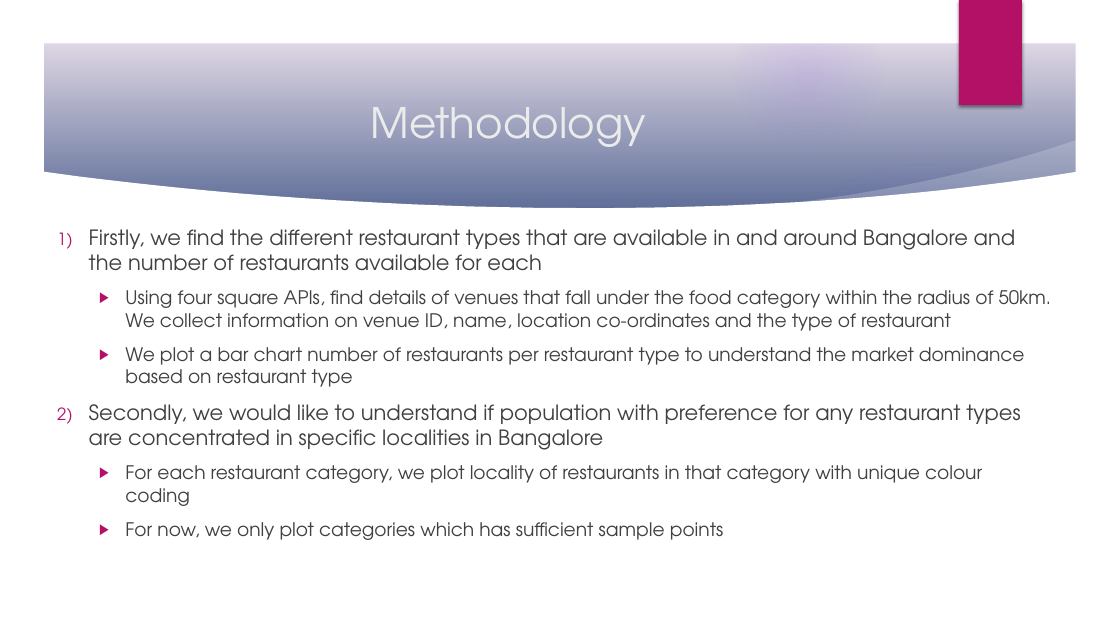
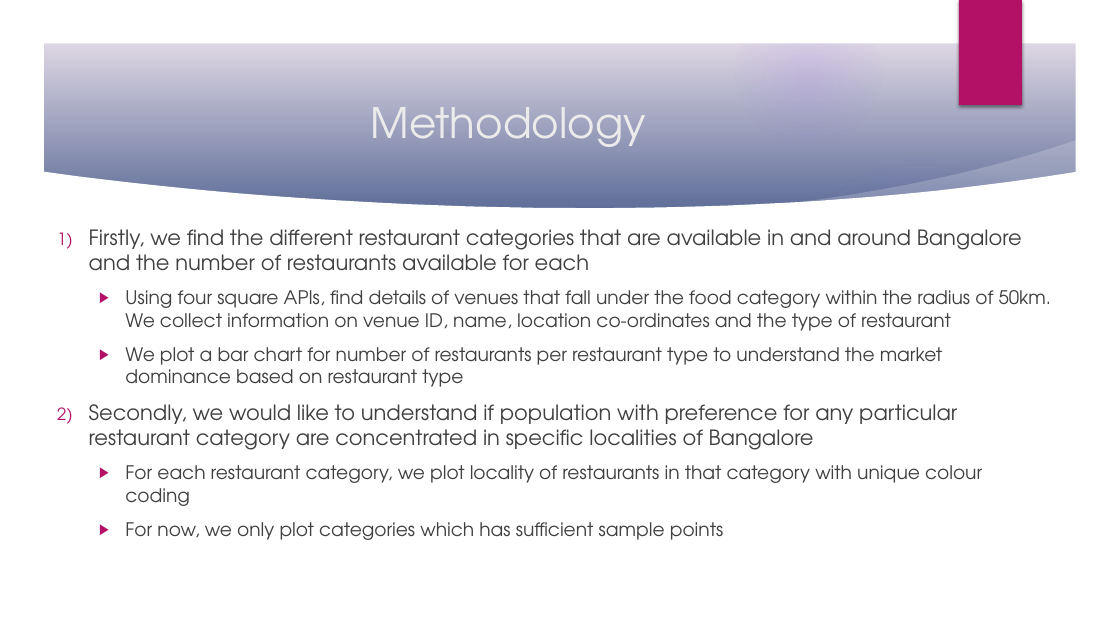
Before and after one commit to UPriyadharshini/Coursera_Capstone, a slide deck: slide 7 of Coursera_Capstone_Final.pptx. Drawn at 1120x630 pixels with LibreOffice and Linux fonts; fonts in the diff are those of the drawing; background and template pictures are left out. Boxes give left, top, right and bottom in pixels: in the first picture for what was removed or moved away, otherwise in the second. Text is boxed around its words. In the diff, an @@ line names an element or a change of style, - is before the commit and + after.

```diff
--- a/Coursera_Capstone_Final.pptx
+++ b/Coursera_Capstone_Final.pptx
@@ text at <box>89,229,1022,271</box>: text changed @@
-1) Firstly, we find the different restaurant types that are available in and around Bangalore and the number of restaurants available for each
+1) Firstly, we find the different restaurant categories that are available in and around Bangalore and the number of restaurants available for each
@@ text at <box>89,347,957,450</box>: text changed @@
-  ▶ We plot a bar chart number of restaurants per restaurant type to understand the market dominance based on restaurant type
-2) Secondly, we would like to understand if population with preference for any restaurant types are concentrated in specific localities in Bangalore
+  ▶ We plot a bar chart for number of restaurants per restaurant type to understand the market dominance based on restaurant type
+2) Secondly, we would like to understand if population with preference for any particular restaurant category are concentrated in specific localities of Bangalore
```
Also in this commit, not shown: 10 other slides changed, 2 other files.
